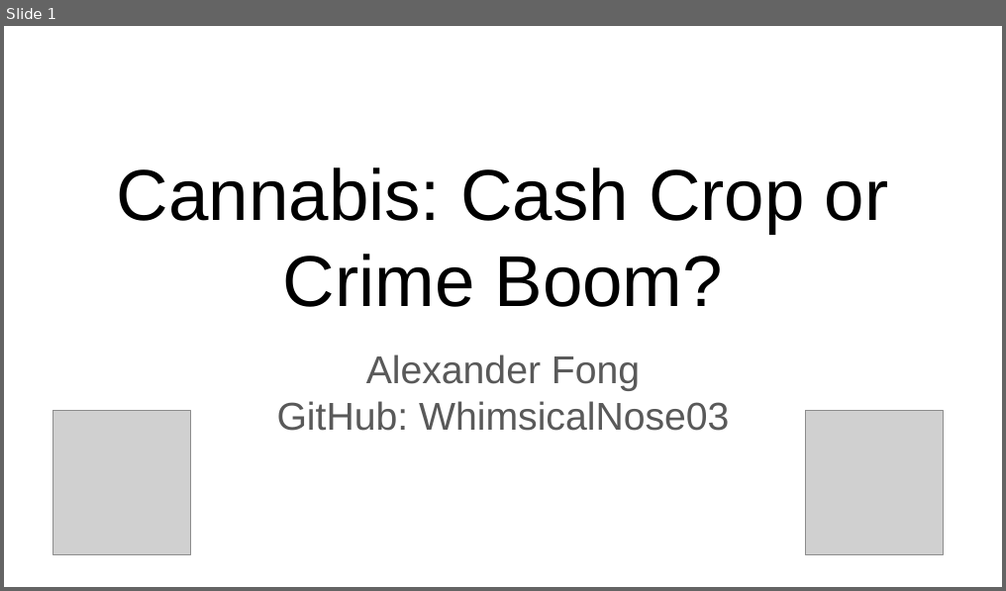
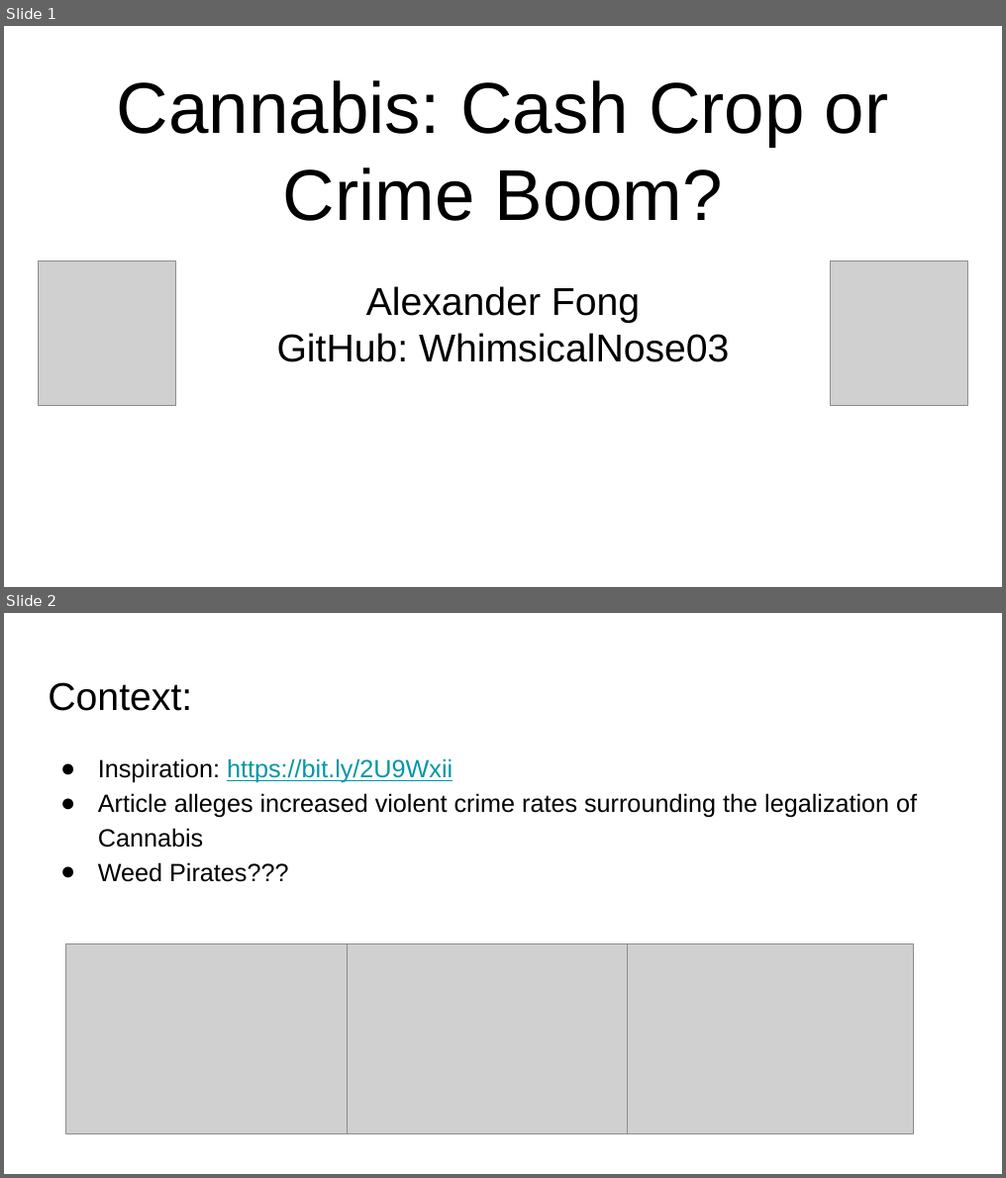
Before and after one commit to WhimsicalNose03/Cannabis-Cash-Crop-or-Crime-Boom-, a slide deck: Cannabis_ Cash Crop or Crime Boom_.pptx. Shown one above the other, each under a label of ours: slide 1 before the commit, slides 1 and 2 after it. The pictures are 1006x591 and 1006x1178 pixels, drawn with LibreOffice and Linux fonts; fonts in the diff are those of the drawing; grey boxes stand for pictures; background and template pictures are left out. Boxes give left, top, right and bottom in pixels: in the first picture for what was removed or moved away, otherwise in the second. Text is boxed around its words. In the diff, an @@ line names an element or a change of style, - is before the commit and + after.

```diff
--- a/Cannabis_ Cash Crop or Crime Boom_.pptx
+++ b/Cannabis_ Cash Crop or Crime Boom_.pptx
@@ slide 2 added at (x1=4, y1=613, x2=1002, y2=1174), background picture (left out) @@
@@ title added at (x1=48, y1=682, x2=192, y2=711), 28 pt, text #000000 @@
+Context:
@@ text added at (x1=98, y1=759, x2=917, y2=882), 18 pt, text #000000 @@
+● Inspiration: https://bit.ly/2U9Wxii
+● Article alleges increased violent crime rates surrounding the legalization of Cannabis
+● Weed Pirates???
@@ picture added at (x1=65, y1=944, x2=347, y2=1134) @@
@@ picture added at (x1=348, y1=944, x2=628, y2=1134) @@
@@ picture added at (x1=628, y1=944, x2=913, y2=1134) @@
@@ slide 1 changed as well @@
@@ title "Cannabis: Cash Crop or Crime ..." moved from (x1=117, y1=168, x2=889, y2=307) to (x1=117, y1=80, x2=889, y2=221) @@
@@ picture moved from (x1=53, y1=411, x2=190, y2=555) to (x1=38, y1=262, x2=175, y2=405) @@
@@ picture moved from (x1=805, y1=411, x2=944, y2=555) to (x1=831, y1=262, x2=968, y2=405) @@
@@ subtitle "Alexander Fong" moved from (x1=277, y1=355, x2=729, y2=431) to (x1=277, y1=286, x2=729, y2=363) @@
@@ subtitle "Alexander Fong" at (x1=277, y1=286, x2=729, y2=363): text colour #595959 to #000000 @@
```
Also in this commit, not shown: 2 other slides changed, 2 other slides added, 5 slides removed.
